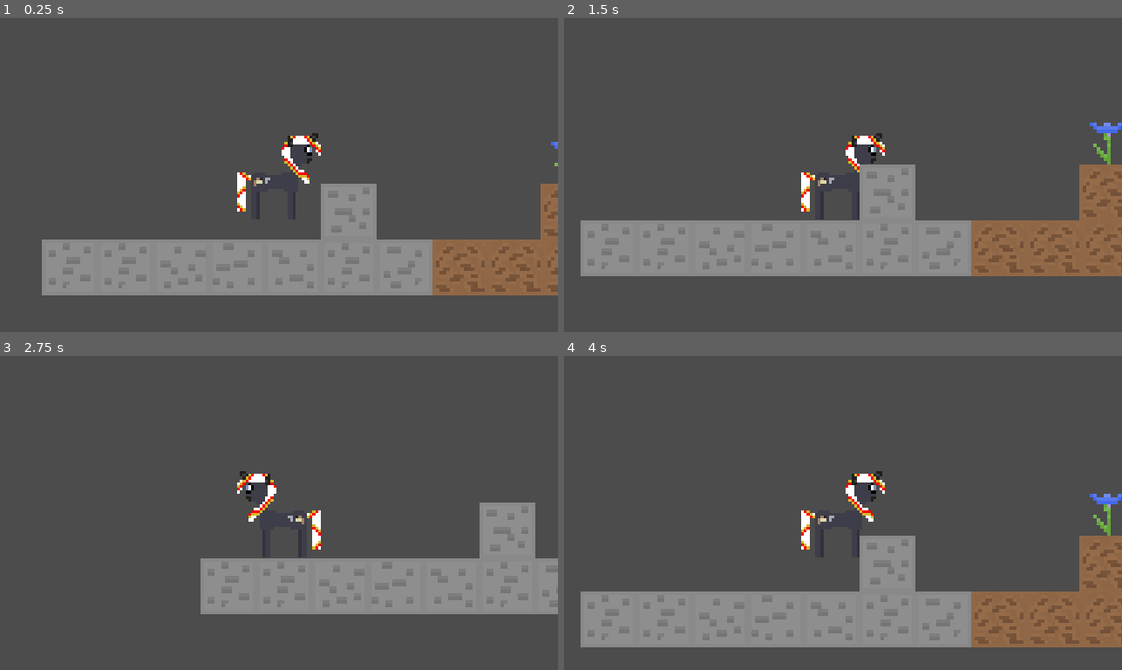
Above: before the commit, frames 1-4 (two rows, left to right).
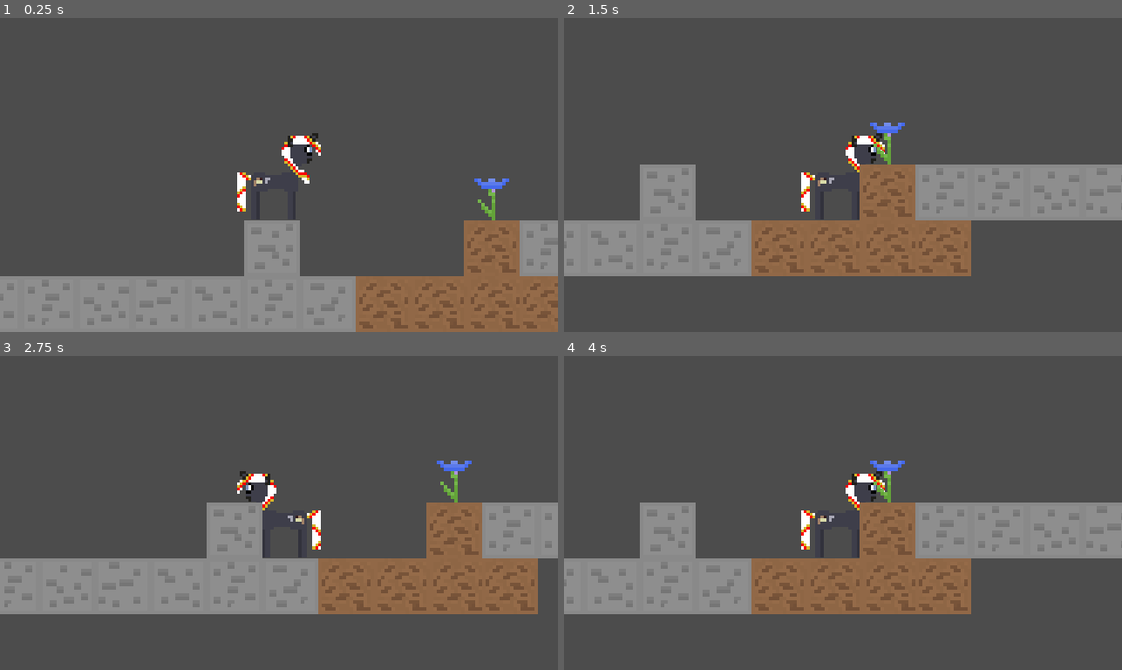
Above: after the commit, the same moments.

Repository: SilkRose/Roll-Pony-Game
Game: Godot game, scene res://World.tscn
Two runs of this game, one before a commit and one after it. Both use one fixed random seed, a clock stepped at 60 frames per second and the inputs below.
Inputs:
- Up to frame 1 (0.25 s): no input
- Up to frame 2 (1.5 s): hold Right (ui_right) from 0.53 s (still down); tap Space (jump) at 0.77 s
- Up to frame 3 (2.75 s): tap Space (jump) at 1.52 s; release Right (ui_right) at 2.03 s; hold Left (ui_left) from 2.03 s (still down)
- Up to frame 4 (4 s): release Left (ui_left) at 2.78 s; hold Right (ui_right) from 2.78 s (still down); tap Space (jump) at 3.02, 3.77 s

The runs differ from the first frame. In frame 1, 27% of the frame differs, in the area x 0-100%, y 39-100%; in frame 2, 23%; in frame 3, 19%; in frame 4, 34%, in the area x 0-100%, y 33-93%.

Commit message:
Fix up movement when going left or right

Diff:
--- a/Player.gd
+++ b/Player.gd
@@ -32,6 +32,7 @@
 		$CollisionPolygon2D.scale.x = -0.8
 
 	velocity.x = int(move_toward(velocity.x, MAX_SPEED * direction, ACCELERATION * delta))
-	velocity.y = int(move_toward(velocity.y, max_fall_speed, gravity * delta))
+	if !is_on_floor() && !is_on_wall():
+		velocity.y = int(move_toward(velocity.y, max_fall_speed, gravity * delta))
 
 	velocity = move_and_slide(velocity, Vector2(0, -1))
--- a/World.tscn
+++ b/World.tscn
@@ -13,7 +13,7 @@
 [node name="World" type="Node2D"]
 
 [node name="Player" parent="." instance=ExtResource( 2 )]
-position = Vector2( 53, 35 )
+position = Vector2( 75, 45 )
 
 [node name="StaticBody2D2" type="StaticBody2D" parent="."]
 position = Vector2( 97, 74 )
